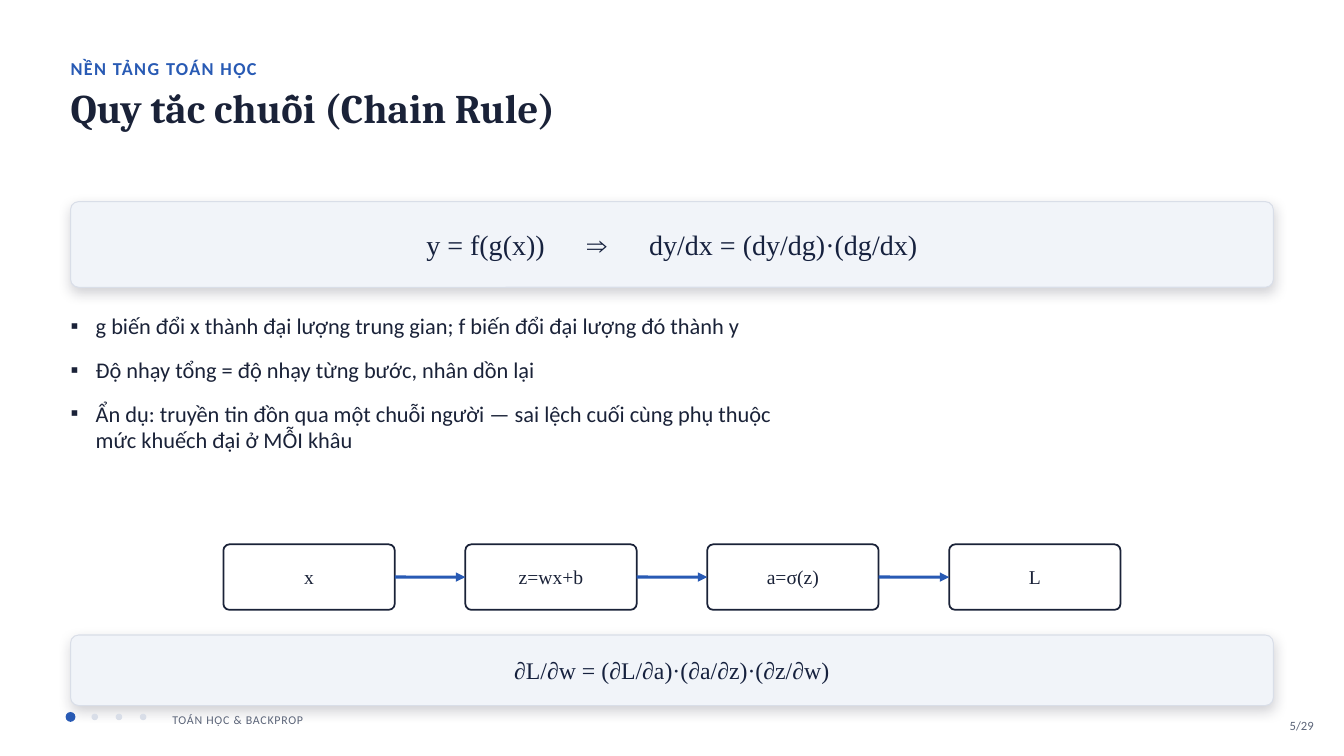
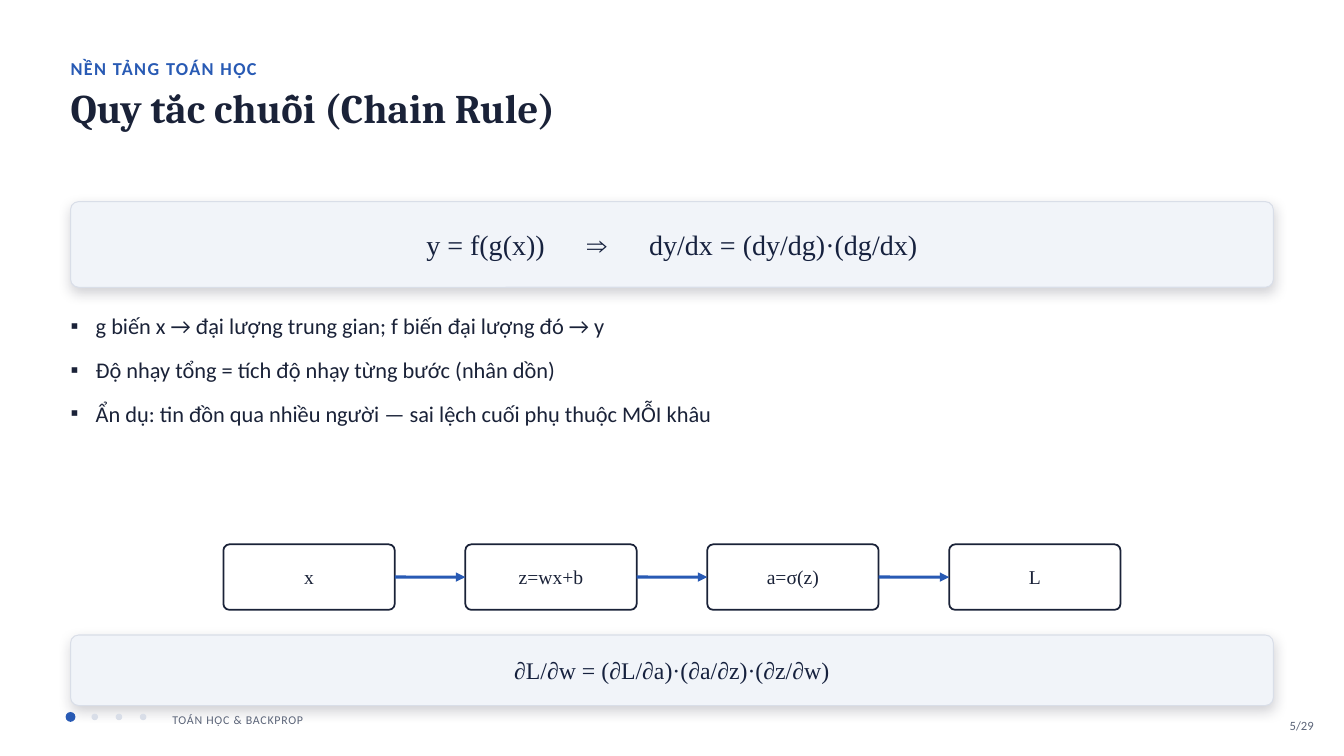
Before and after one commit to quankane/latex-web, a slide deck: slide 5 of report/Slide_Backprop_Initialization.pptx. Drawn at 1344x756 pixels with LibreOffice and Linux fonts; fonts in the diff are those of the drawing. Boxes give left, top, right and bottom in pixels: in the first picture for what was removed or moved away, otherwise in the second. Text is boxed around its words. In the diff, an @@ line names an element or a change of style, - is before the commit and + after.

```diff
--- a/report/Slide_Backprop_Initialization.pptx
+++ b/report/Slide_Backprop_Initialization.pptx
@@ text at box(96, 317, 711, 426): text changed @@
-▪ g biến đổi x thành đại lượng trung gian; f biến đổi đại lượng đó thành y
-▪ Độ nhạy tổng = độ nhạy từng bước, nhân dồn lại
-▪ Ẩn dụ: truyền tin đồn qua một chuỗi người — sai lệch cuối cùng phụ thuộc mức khuếch đại ở MỖI khâu
+▪ g biến x → đại lượng trung gian; f biến đại lượng đó → y
+▪ Độ nhạy tổng = tích độ nhạy từng bước (nhân dồn)
+▪ Ẩn dụ: tin đồn qua nhiều người — sai lệch cuối phụ thuộc MỖI khâu
```
Also in this commit, not shown: 7 other slides changed, 10 other files.
